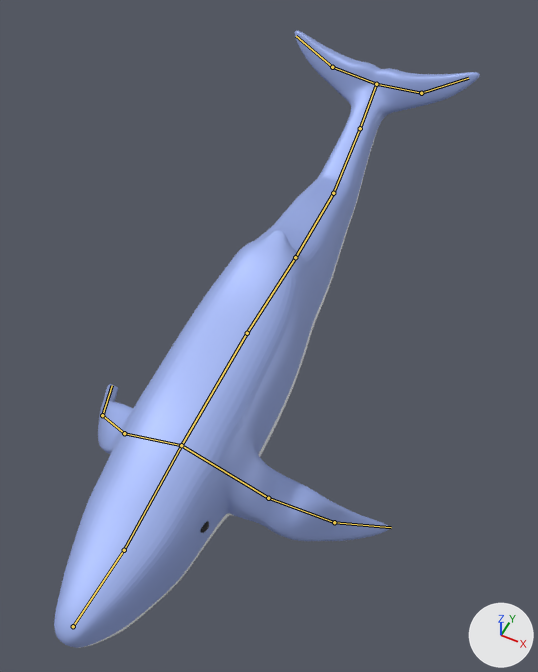
Two versions of the FBX model Assets/3D_models/whale_adult_blue.fbx, one commit apart.
The view is the same before and after, from a 50 mm camera at (3.31, -5.96, 8.06) aimed at (0.17, 0.32, 0.21). The lights are fixed; the arrows at lower right show +X, +Y and +Z. Both versions are drawn at frame 320 of the action 'Armature|ArmatureAction'; the numbers are the values there. The bones that bend it are drawn over the model as lines.
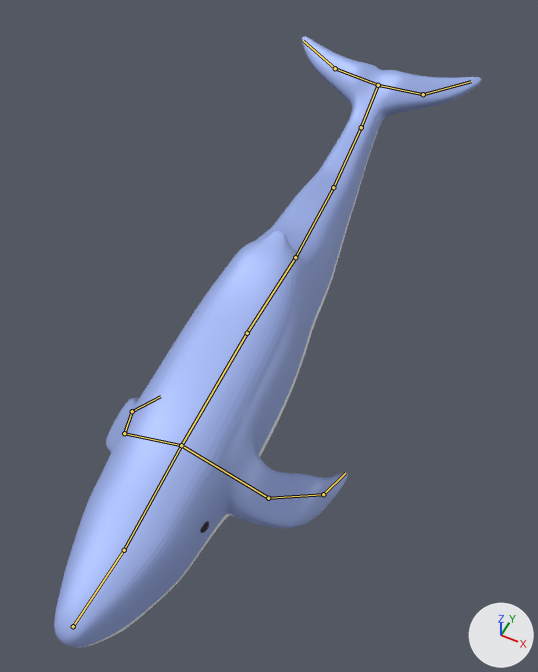
Pixel boxes (x1, y1, x2, y2) of what changed, in the pictures (538 x 672 px):
'Cube', posed: before (54, 31, 480, 648); after (54, 36, 482, 648)
bone 'Bone.004', root to tip: before (295, 257) to (333, 193); after (295, 257) to (333, 187)
bone 'Bone.005', root to tip: before (333, 193) to (360, 128); after (333, 187) to (361, 127)
bone 'Bone.006', root to tip: before (360, 128) to (376, 84); after (361, 127) to (378, 85)
bone 'Bone.007', root to tip: before (376, 84) to (421, 93); after (378, 85) to (423, 94)
bone 'Bone.009', root to tip: before (376, 84) to (332, 67); after (378, 85) to (335, 68)
bone 'Bone.012', root to tip: before (268, 498) to (334, 522); after (268, 498) to (323, 494)
bone 'Bone.013', root to tip: before (334, 522) to (391, 527); after (323, 494) to (345, 473)
bone 'Bone.015', root to tip: before (124, 433) to (102, 415); after (124, 433) to (132, 411)
bone 'Bone.016', root to tip: before (102, 415) to (112, 385); after (132, 411) to (160, 396)

What changed in the scene script:
```text
Change bone_bone_004:
    where bone_bone_004 = bpy.data.objects['Armature'].pose.bones['Bone.004']  # child of 'Bone.003'
    bone_bone_004.rotation_quaternion: (0.979, 0.206, 0.0, 0.0) -> (0.969, 0.249, 0.0, 0.0)  # degrees (24, 0, 0) -> degrees (29, 0, 0)
Change bone_bone_005:
    where bone_bone_005 = bpy.data.objects['Armature'].pose.bones['Bone.005']  # child of 'Bone.004'
    bone_bone_005.rotation_quaternion: (0.98, 0.2, 0.0, 0.0) -> (0.996, 0.088, 0.0, 0.0)  # degrees (23, 0, 0) -> degrees (10, 0, 0)
Change bone_bone_006:
    where bone_bone_006 = bpy.data.objects['Armature'].pose.bones['Bone.006']  # child of 'Bone.005'
    bone_bone_006.rotation_quaternion: (0.999, 0.041, 0.0, 0.0) -> (0.998, 0.071, 0.0, 0.0)  # degrees (5, 0, 0) -> degrees (8, 0, 0)
Change bone_bone_007:
    where bone_bone_007 = bpy.data.objects['Armature'].pose.bones['Bone.007']  # child of 'Bone.006'
    bone_bone_007.rotation_quaternion: (0.983, 0.008, 0.181, 0.0) -> (0.998, -0.003, -0.065, 0.0)  # degrees (1, 21, 0) -> degrees (0, -7, 0)
Change bone_bone_009:
    where bone_bone_009 = bpy.data.objects['Armature'].pose.bones['Bone.009']  # child of 'Bone.006'
    bone_bone_009.rotation_quaternion: (0.983, 0.021, -0.18, 0.0) -> (0.998, -0.008, 0.064, -0.001)  # degrees (3, -21, 0) -> degrees (-1, 7, 0)
Change bone_bone_012:
    where bone_bone_012 = bpy.data.objects['Armature'].pose.bones['Bone.012']  # child of 'Bone.011'
    bone_bone_012.rotation_quaternion: (0.969, -0.07, 0.096, -0.217) -> (1.0, 0.0, 0.0, 0.0)  # degrees (-10, 9, -26) -> degrees (0, 0, 0)
Change bone_bone_013:
    where bone_bone_013 = bpy.data.objects['Armature'].pose.bones['Bone.013']  # child of 'Bone.012'
    bone_bone_013.rotation_quaternion: (0.994, 0.006, -0.015, -0.11) -> (1.0, 0.0, 0.0, 0.0)  # degrees (1, -2, -13) -> degrees (0, 0, 0)
Change bone_bone_015:
    where bone_bone_015 = bpy.data.objects['Armature'].pose.bones['Bone.015']  # child of 'Bone.014'
    bone_bone_015.rotation_quaternion: (0.969, 0.07, -0.096, 0.217) -> (1.0, 0.0, 0.0, 0.0)  # degrees (5, -13, 25) -> degrees (0, 0, 0)
Change bone_bone_016:
    where bone_bone_016 = bpy.data.objects['Armature'].pose.bones['Bone.016']  # child of 'Bone.015'
    bone_bone_016.rotation_quaternion: (0.994, 0.006, -0.015, -0.11) -> (1.0, 0.0, 0.0, 0.0)  # degrees (1, -2, -13) -> degrees (0, 0, 0)
```
